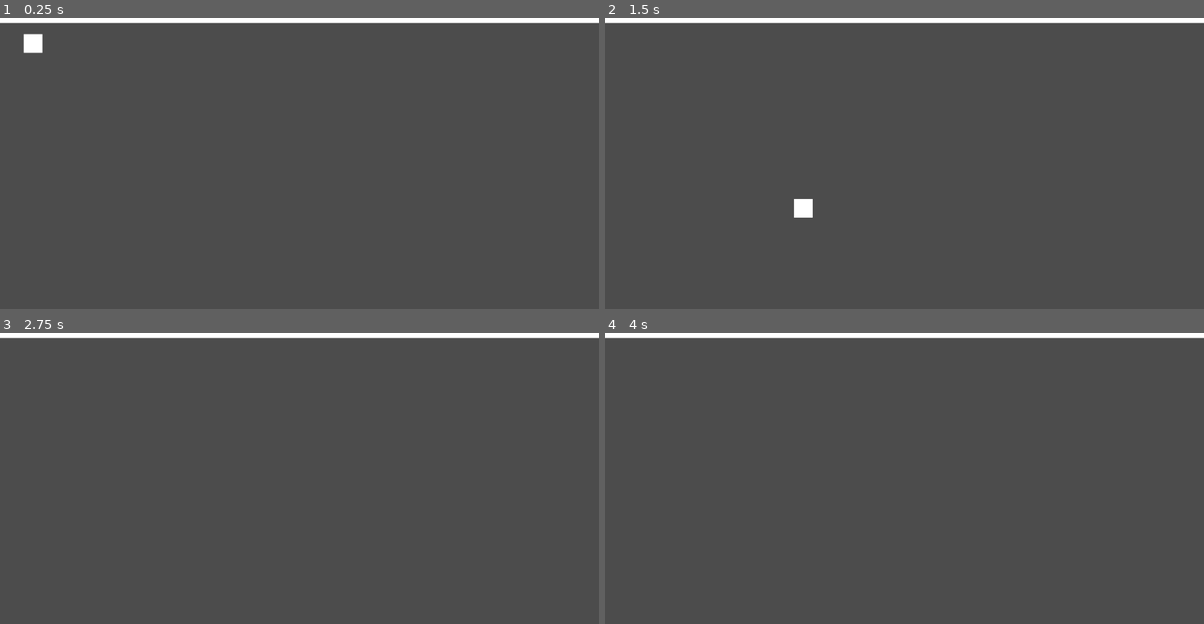
Above: before the commit, frames 1-4 (two rows, left to right).
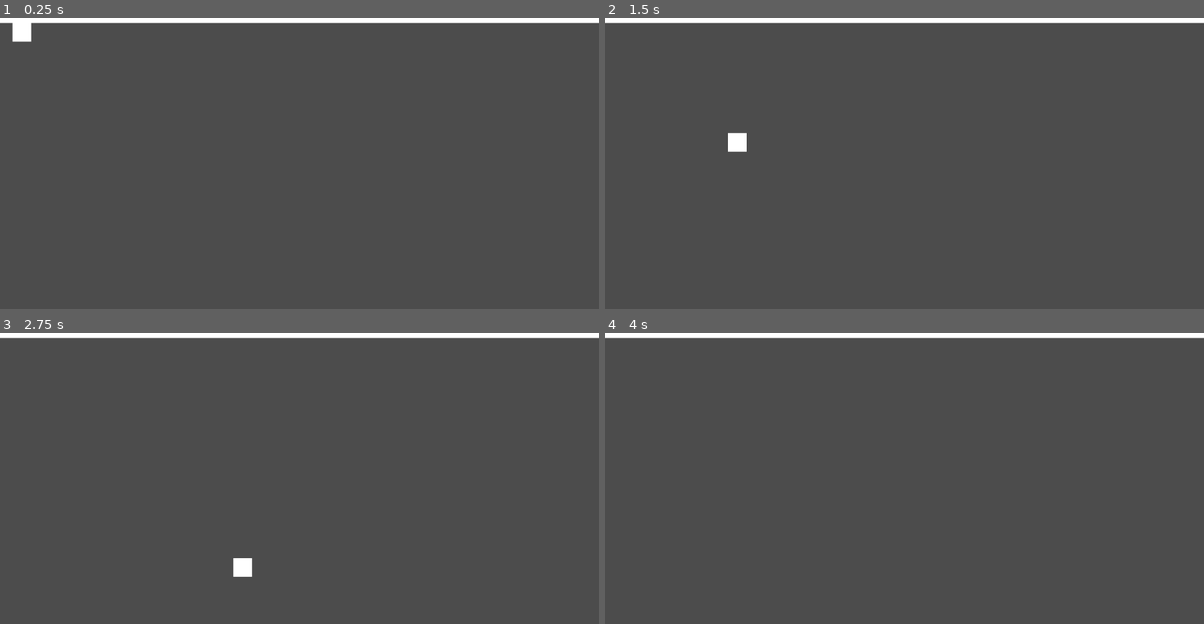
Above: after the commit, the same moments.

Repository: plutonic9/pong
Game: Godot game, scene res://Main.tscn
Same seed, same stepped clock (60 frames per second), same inputs: the game is played once before the commit and once after it.
Inputs:
- Up to frame 1 (0.25 s): no input
- Up to frame 2 (1.5 s): no input
- Up to frame 3 (2.75 s): no input
- Up to frame 4 (4 s): no input

The runs differ from the first frame. In frame 1, 0.4% of the frame differs, in the area x 2-8%, y 1-13%; in frame 2, 0.4%, in the area x 20-35%, y 39-69%; in frame 3, 0.2%; in frame 4, nothing differs.

Commit message:
ball is sprite - diabled vsync

Diff:
--- a/Ball.gd
+++ b/Ball.gd
@@ -16,7 +16,7 @@
 	pass # Replace with function body.
 	pos_x = 0
 	pos_y = 0
-	speed = 300
+	speed = 200
 	position = Vector2(pos_x, pos_y)
 
 
--- a/Main.tscn
+++ b/Main.tscn
@@ -17,4 +17,4 @@
 }
 
 [node name="Ball" parent="." instance=ExtResource( 1 )]
-position = Vector2( 656, 304 )
+position = Vector2( 336, 256 )
--- /dev/null
+++ b/NewBall.gd
@@ -0,0 +1,16 @@
+extends Node2D
+
+
+# Declare member variables here. Examples:
+# var a = 2
+# var b = "text"
+
+
+# Called when the node enters the scene tree for the first time.
+func _ready():
+	pass # Replace with function body.
+
+
+# Called every frame. 'delta' is the elapsed time since the previous frame.
+#func _process(delta):
+#	pass
--- /dev/null
+++ b/NewBall.tscn
@@ -0,0 +1,13 @@
+[gd_scene load_steps=2 format=2]
+
+[ext_resource path="res://NewBall.gd" type="Script" id=1]
+
+[node name="NewBall" type="Node2D"]
+script = ExtResource( 1 )
+
+[node name="ColorRect" type="ColorRect" parent="."]
+margin_right = 40.0
+margin_bottom = 40.0
+__meta__ = {
+"_edit_use_anchors_": false
+}
--- a/project.godot
+++ b/project.godot
@@ -18,6 +18,7 @@
 
 window/size/width=960
 window/size/height=480
+window/vsync/use_vsync=false
 
 [global]
 
